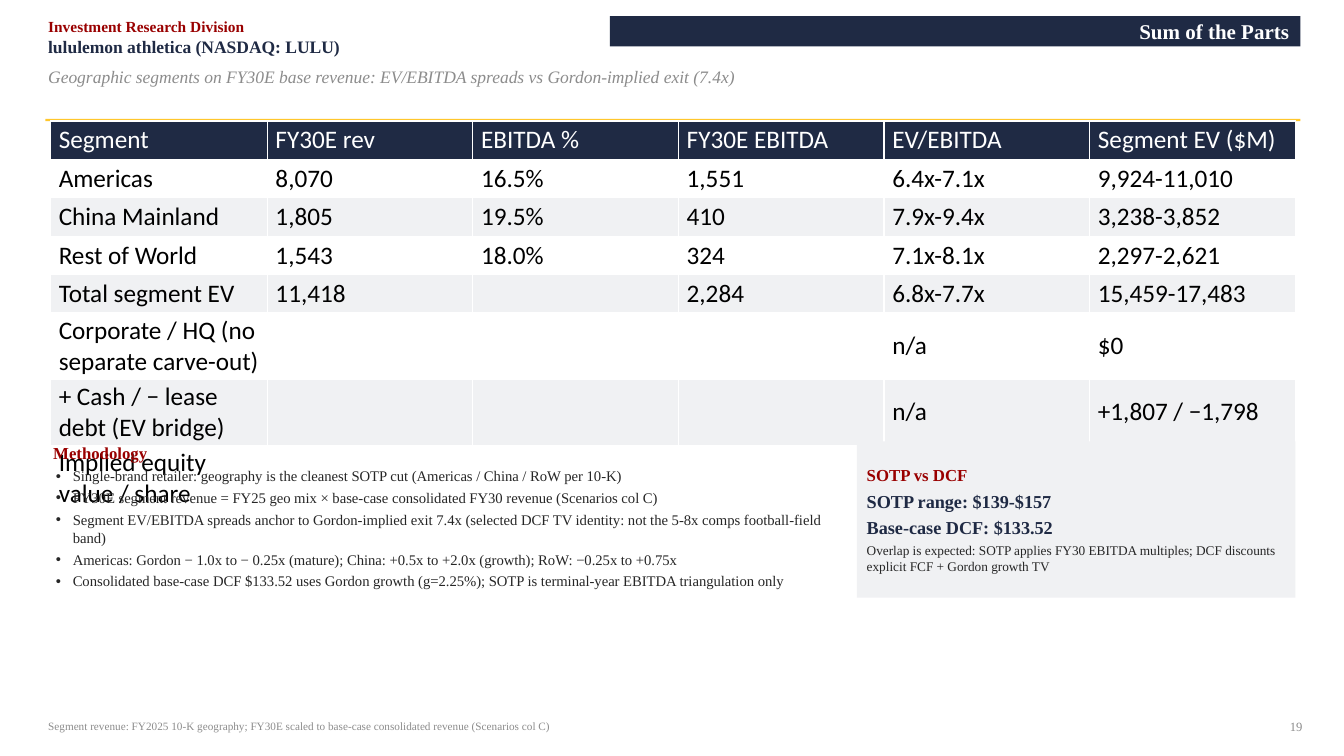
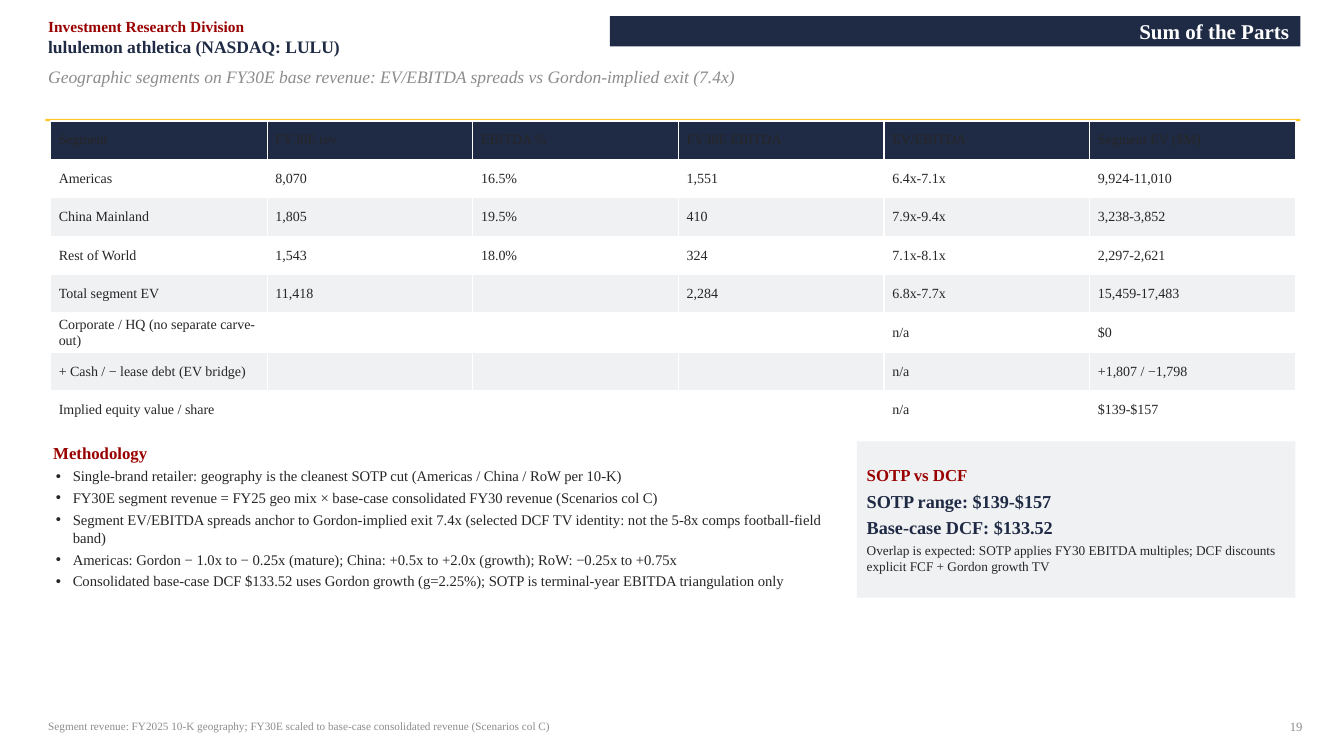
Before and after one commit to vengeanceaiUSC/RM, a slide deck: slide 19 of LULU/LULU_Investment_Pitch_Deck.pptx. Drawn at 1344x756 pixels with LibreOffice and Linux fonts; fonts in the diff are those of the drawing. Boxes give left, top, right and bottom in pixels: in the first picture for what was removed or moved away, otherwise in the second. Text is boxed around its words. In the diff, an @@ line names an element or a change of style, - is before the commit and + after.

```diff
--- a/LULU/LULU_Investment_Pitch_Deck.pptx
+++ b/LULU/LULU_Investment_Pitch_Deck.pptx
@@ table at bbox=[50, 121, 1296, 429] @@
@@ size 18 to 10 pt, font Calibri to Times New Roman @@
@@ text colour #FFFFFF to #262626 in "Segment", "FY30E rev", "EBITDA %", "FY30E EBITDA" and 2 more places @@
@@ text colour #000000 to #262626 in "Americas", "8,070", "16.5%", "1,551" and 28 more places @@
```
Also in this commit, not shown: 8 other slides changed, 3 other files.
